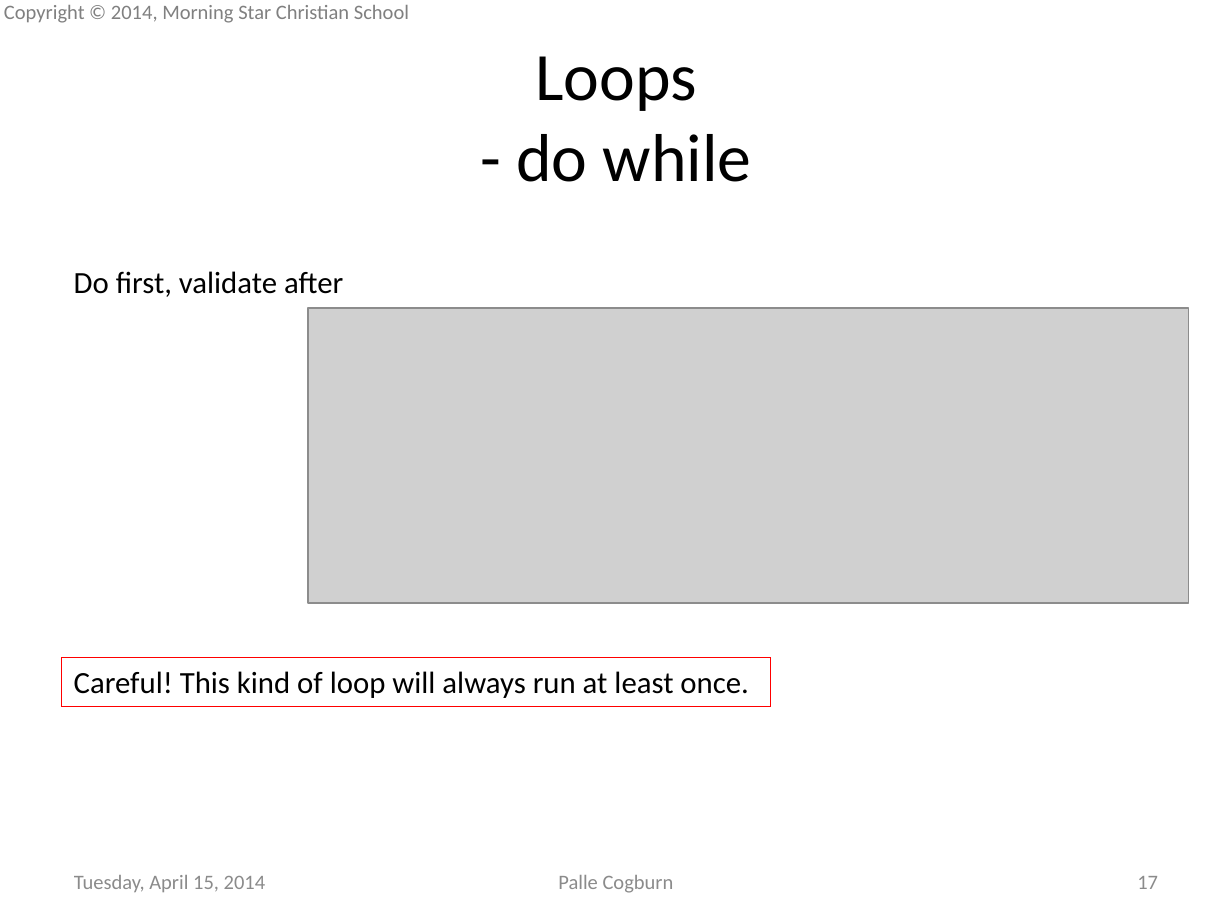
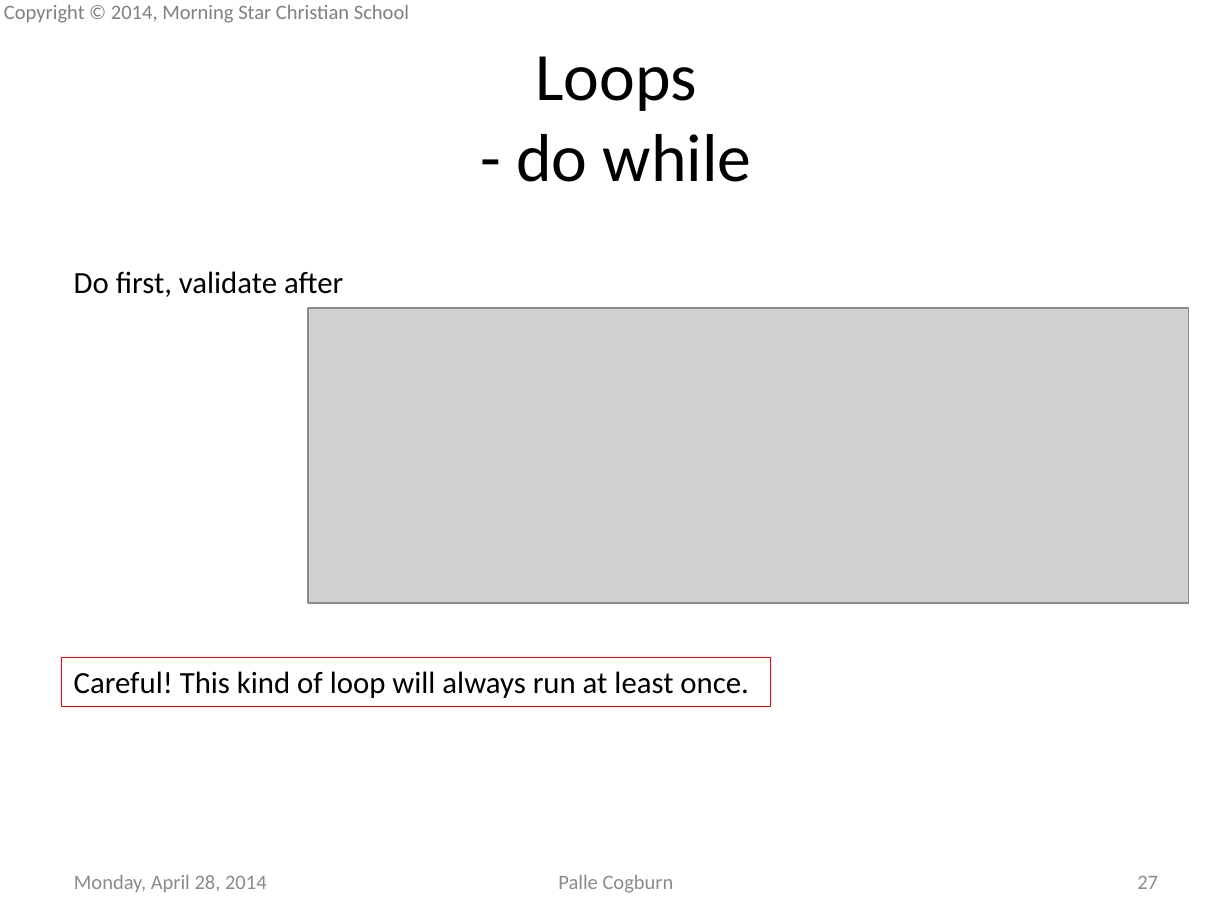
Before and after one commit to mscsbend/presentations, a slide deck: slide 27 of Lesson 2.pptx (slide 17 before the commit). Drawn at 1232x924 pixels with LibreOffice and Linux fonts; fonts in the diff are those of the drawing; grey boxes stand for pictures; background and template pictures are left out. Boxes give left, top, right and bottom in pixels: in the first picture for what was removed or moved away, otherwise in the second. Text is boxed around its words. In the diff, an @@ line names an element or a change of style, - is before the commit and + after.

```diff
--- a/Lesson 2.pptx
+++ b/Lesson 2.pptx
@@ text at (x1=74, y1=875, x2=267, y2=892): text changed @@
-Tuesday, April 15, 2014
+Monday, April 28, 2014
@@ page number at (x1=1137, y1=876, x2=1158, y2=889): text changed @@
-17
+27
```
Also in this commit, not shown: 16 other slides changed, 12 slides added.
